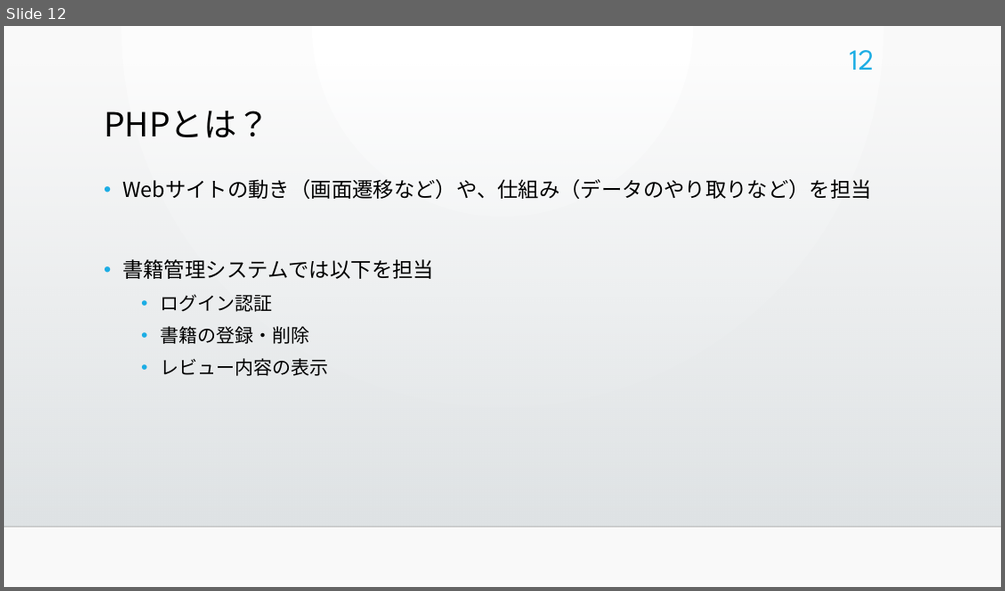
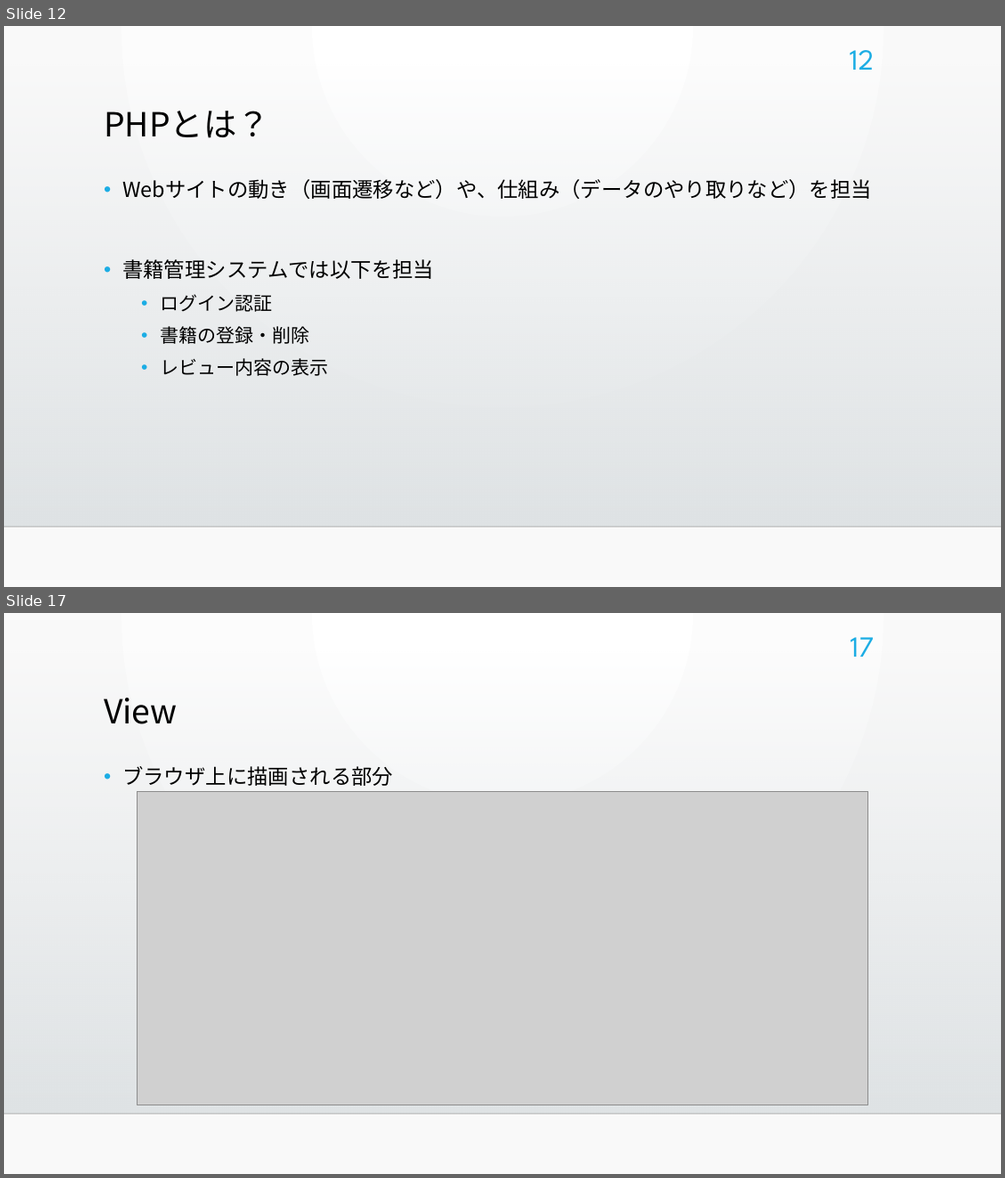
Before and after one commit to bicity2/ICT_GP, a slide deck: 00_参照ファイル/10_管理/書籍管理システム.pptx. Shown one above the other, each under a label of ours: slide 12 before the commit, slides 12 and 17 after it; the slides between them are not shown. The pictures are 1005x591 and 1005x1178 pixels, drawn with LibreOffice and Linux fonts; fonts in the diff are those of the drawing; grey boxes stand for pictures; background and template pictures are left out. Boxes give left, top, right and bottom in pixels: in the first picture for what was removed or moved away, otherwise in the second. Text is boxed around its words. In the diff, an @@ line names an element or a change of style, - is before the commit and + after.

```diff
--- a/00_参照ファイル/10_管理/書籍管理システム.pptx
+++ b/00_参照ファイル/10_管理/書籍管理システム.pptx
@@ slide 17 added at [4,613,1001,1174], background gradient #FFFFFF to #FAFAFA; not listed: 2 template elements that a slide beside it also shows @@
@@ page number added at [850,637,874,657], 28 pt, text #1CADE4 @@
+17
@@ title added at [104,698,178,724], 32 pt, text #000000 @@
+View
@@ text added at [122,766,393,786], 20 pt, text #000000 @@
+• ブラウザ上に描画される部分
@@ picture added at [138,792,867,1105] @@
```
Also in this commit, not shown: 5 slides changed, 4 other slides added, 1 slide removed.
